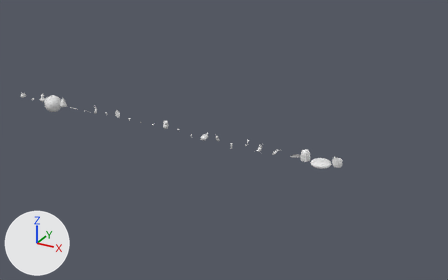
Before and after pictures for a commit that changed the Blender file tools/blender/herbal/fx_herbal.blend.
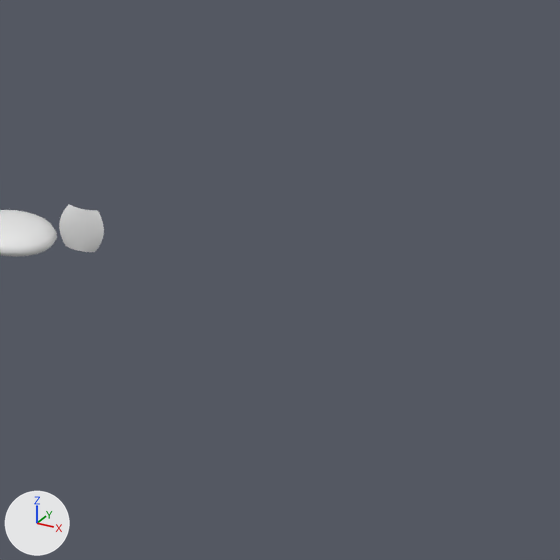
Each version is shown whole from a 50 mm lens placed at (55.9, -50.9, 25.7), pointed at (27.1, 1.5, -0.6), then close up on the part from 71% to 100% of the width and 39% to 85% of the height. The axes (+X, +Y, +Z) are drawn at lower left. The lights are the same throughout. The older version's two pictures come first.

Objects in the first close-up: 'hb_plate', 'hb_shell'.
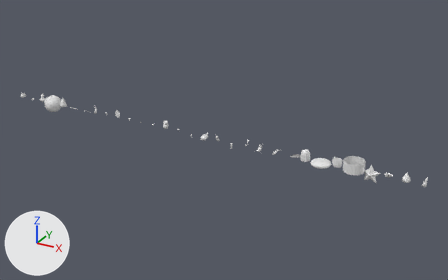
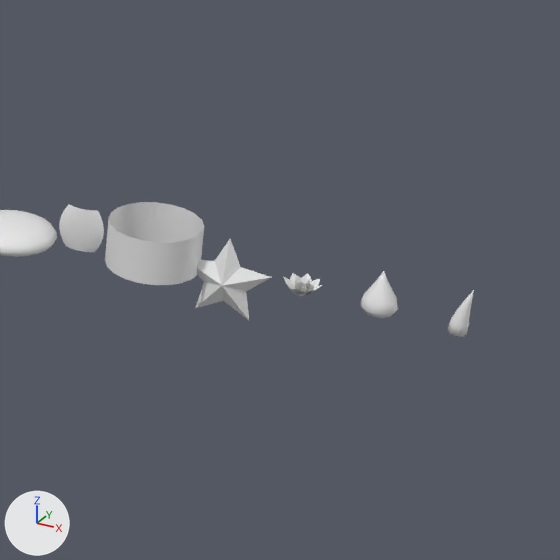
Boxes (x1, y1, x2, y2) around the edits, measured in the close-ups (560 x 560 px):
'hb_beam', added: after (105, 202, 204, 285)
'hb_star', added: after (195, 239, 271, 320)
'hb_drop', added: after (361, 271, 398, 318)
'hb_flame', added: after (447, 290, 474, 337)
'hb_lotus', added: after (284, 273, 322, 296)

What changed in the scene script:
```text
Add me_hb_flame:
    me_hb_flame.from_pydata(...)  # 45 vertices, 38 faces; spans x -0.187..0.208, y -0.197..0.197, z -0.018..1.001
    me_hb_flame.polygons.foreach_set('use_smooth', [True] * 38)
Add me_hb_drop:
    me_hb_drop.from_pydata(...)  # 62 vertices, 72 faces; spans x -0.38..0.38, y -0.38..0.38, z 0.0..1.0
    me_hb_drop.polygons.foreach_set('use_smooth', [True] * 72)
Add me_hb_lotus:
    me_hb_lotus.from_pydata(...)  # 335 vertices, 256 faces; spans x -0.407..0.407, y -0.407..0.407, z 0.04..0.456
Add me_hb_star:
    me_hb_star.from_pydata(...)  # 12 vertices, 20 faces; spans x -0.95..0.95, y -0.28..0.28, z -0.81..1.0
Add me_hb_beam:
    me_hb_beam.from_pydata(...)  # 100 vertices, 80 faces; spans x -1.0..1.0, y -1.0..1.0, z 0.0..1.0
    me_hb_beam.polygons.foreach_set('use_smooth', [True] * 80)
Add ob_hb_flame:
    ob_hb_flame = bpy.data.objects.new('hb_flame', me_hb_flame)
    ob_hb_flame.location = (48.0, 0.0, 0.0)
Add ob_hb_drop:
    ob_hb_drop = bpy.data.objects.new('hb_drop', me_hb_drop)
    ob_hb_drop.location = (46.4, 0.0, 0.0)
Add ob_hb_lotus:
    ob_hb_lotus = bpy.data.objects.new('hb_lotus', me_hb_lotus)
    ob_hb_lotus.location = (44.8, 0.0, 0.0)
Add ob_hb_star:
    ob_hb_star = bpy.data.objects.new('hb_star', me_hb_star)
    ob_hb_star.location = (43.2, 0.0, 0.0)
Add ob_hb_beam:
    ob_hb_beam = bpy.data.objects.new('hb_beam', me_hb_beam)
    ob_hb_beam.location = (41.6, 0.0, 0.0)
```
